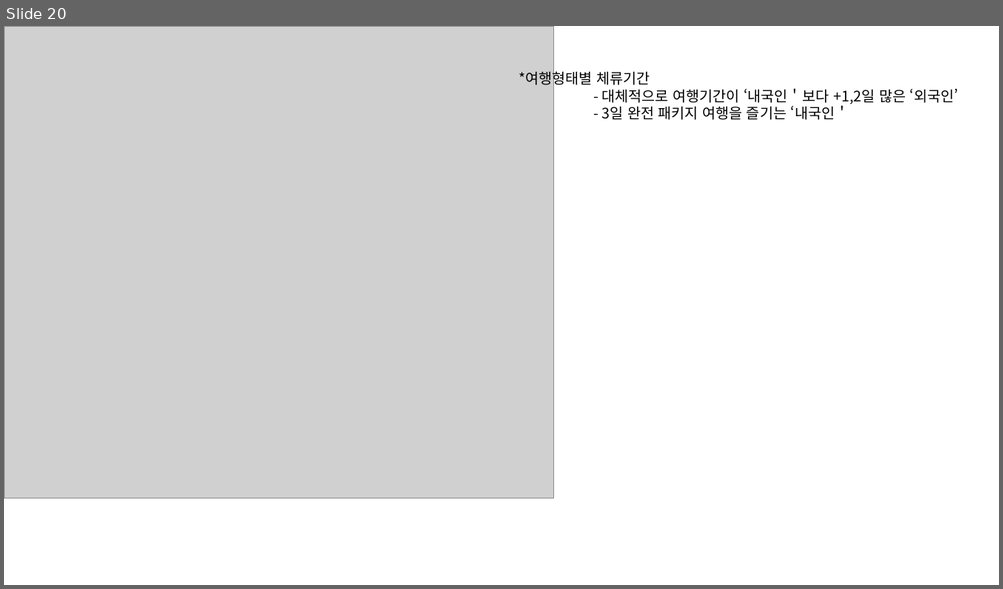
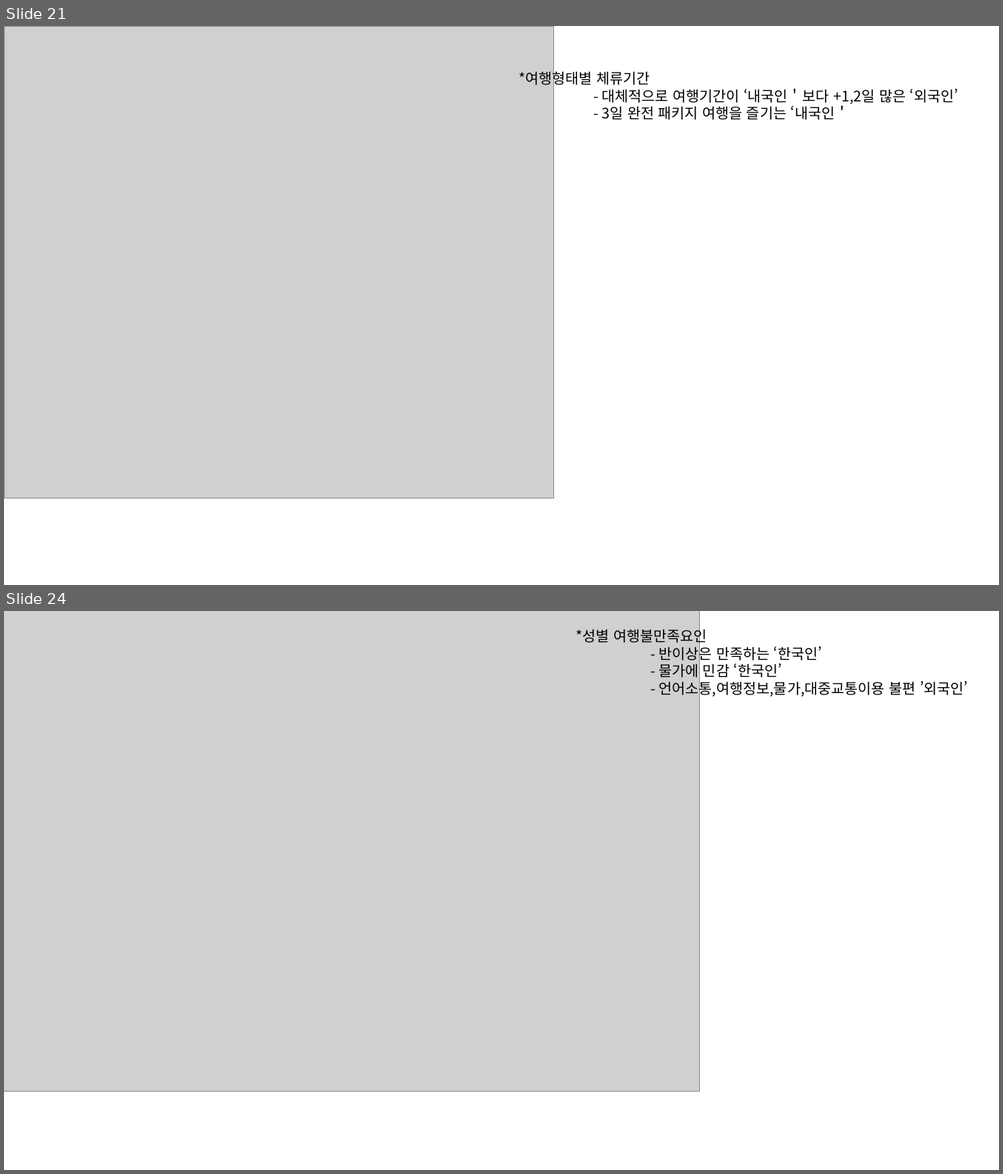
Before and after one commit to jinxin4u/work123, a slide deck: R_project/team/r 그래프.pptx. Shown one above the other, each under a label of ours: slide 20 before the commit, slides 21 and 24 after it; the slides between them are not shown. The pictures are 1003x589 and 1003x1174 pixels, drawn with LibreOffice and Linux fonts; fonts in the diff are those of the drawing; grey boxes stand for pictures. Boxes give left, top, right and bottom in pixels: in the first picture for what was removed or moved away, otherwise in the second. Text is boxed around its words. In the diff, an @@ line names an element or a change of style, - is before the commit and + after.

```diff
--- a/R_project/team/r 그래프.pptx
+++ b/R_project/team/r 그래프.pptx
@@ slide 24 added at box(4, 611, 999, 1170), background #FFFFFF @@
@@ picture added at box(4, 611, 700, 1092) @@
@@ text added at box(575, 627, 967, 698), 14 pt, text #000000 @@
+*성별 여행불만족요인
+- 반이상은 만족하는 ‘한국인’
+- 물가에 민감 ‘한국인’
+- 언어소통,여행정보,물가,대중교통이용 불편 ’외국인’
@@ what was slide 20 is now slide 21 @@
```
Also in this commit, not shown: 2 slides changed, 7 other slides added, 48 other files.
